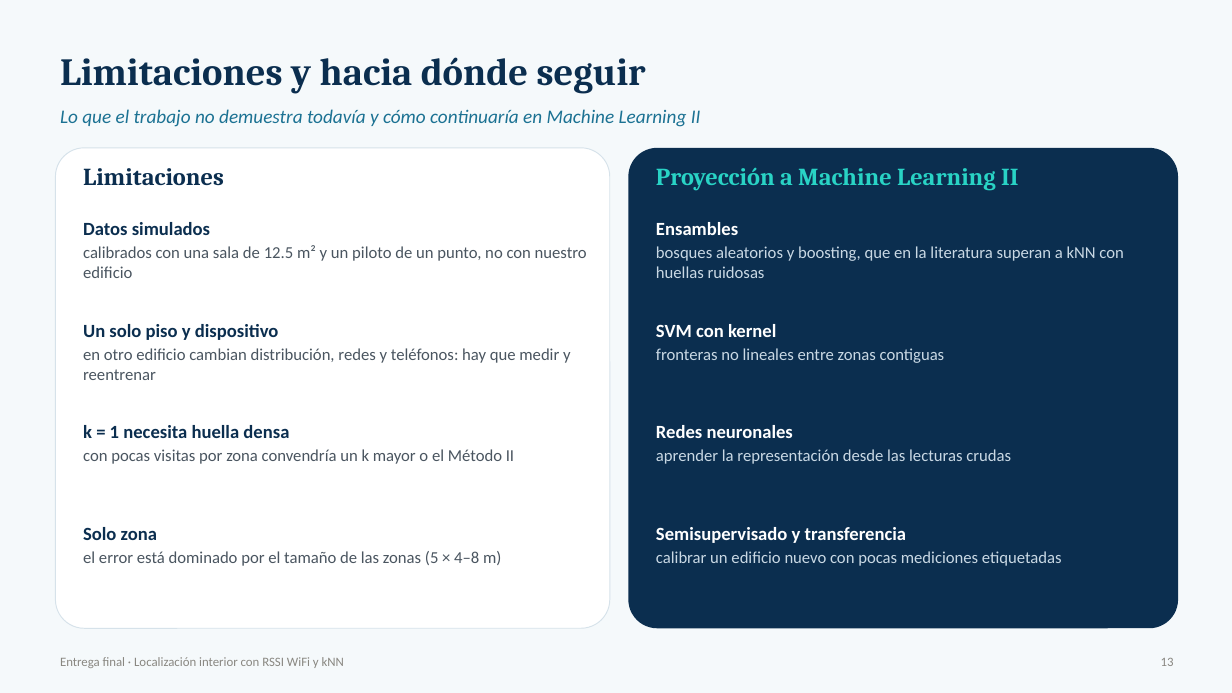
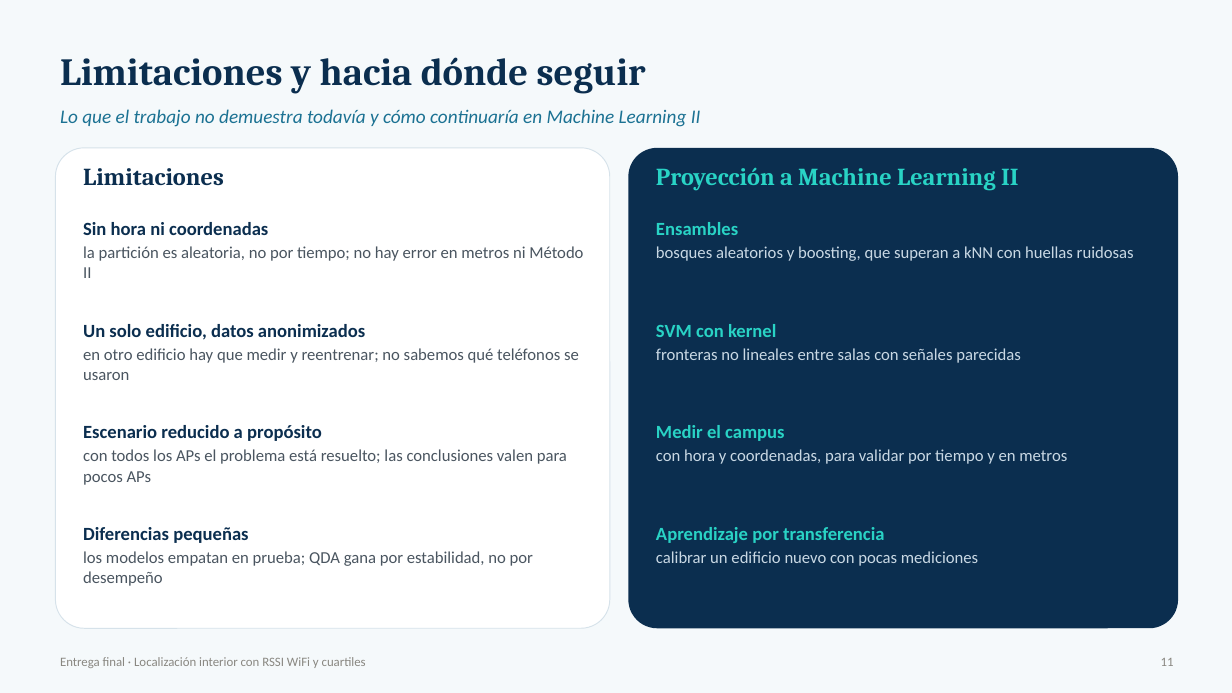
Before and after one commit to danielo2858-spec/ml1-localizacion-qaknn, a slide deck: slide 11 of Entrega_Final_Presentacion.pptx (slide 13 before the commit). Drawn at 1232x693 pixels with LibreOffice and Linux fonts; fonts in the diff are those of the drawing. Boxes give left, top, right and bottom in pixels: in the first picture for what was removed or moved away, otherwise in the second. Text is boxed around its words. In the diff, an @@ line names an element or a change of style, - is before the commit and + after.

```diff
--- a/Entrega_Final_Presentacion.pptx
+++ b/Entrega_Final_Presentacion.pptx
@@ text at [83,222,583,278]: text changed @@
-Datos simulados
-calibrados con una sala de 12.5 m² y un piloto de un punto, no con nuestro edificio
+Sin hora ni coordenadas
+la partición es aleatoria, no por tiempo; no hay error en metros ni Método II
@@ text at [656,222,738,235]: text colour #FFFFFF to #29D3C5 in "Ensambles" @@
@@ text at [656,246,1134,261]: text changed @@
-bosques aleatorios y boosting, que en la literatura superan a kNN con huellas ruidosas
+bosques aleatorios y boosting, que superan a kNN con huellas ruidosas
@@ text at [83,324,579,380]: text changed @@
-Un solo piso y dispositivo
-en otro edificio cambian distribución, redes y teléfonos: hay que medir y reentrenar
+Un solo edificio, datos anonimizados
+en otro edificio hay que medir y reentrenar; no sabemos qué teléfonos se usaron
@@ text at [656,324,776,337]: text colour #FFFFFF to #29D3C5 in "SVM con kernel" @@
@@ text at [656,348,1021,363]: text changed @@
-fronteras no lineales entre zonas contiguas
+fronteras no lineales entre salas con señales parecidas
@@ text at [83,425,567,485]: text changed @@
-k = 1 necesita huella densa
-con pocas visitas por zona convendría un k mayor o el Método II
+Escenario reducido a propósito
+con todos los APs el problema está resuelto; las conclusiones valen para pocos APs
@@ text at [656,425,1067,464]: text changed @@
-Redes neuronales
-aprender la representación desde las lecturas crudas
+Medir el campus
+con hora y coordenadas, para validar por tiempo y en metros
@@ text at [83,527,533,586]: text changed @@
-Solo zona
-el error está dominado por el tamaño de las zonas (5 × 4–8 m)
+Diferencias pequeñas
+los modelos empatan en prueba; QDA gana por estabilidad, no por desempeño
@@ text at [656,527,978,566]: text changed @@
-Semisupervisado y transferencia
-calibrar un edificio nuevo con pocas mediciones etiquetadas
+Aprendizaje por transferencia
+calibrar un edificio nuevo con pocas mediciones
@@ text at [60,657,366,668]: text changed @@
-Entrega final · Localización interior con RSSI WiFi y kNN
+Entrega final · Localización interior con RSSI WiFi y cuartiles
@@ text at [1161,658,1174,666]: text changed @@
-13
+11
```
Also in this commit, not shown: 10 other slides changed, 1 slide added, 3 slides removed, 15 other files.
